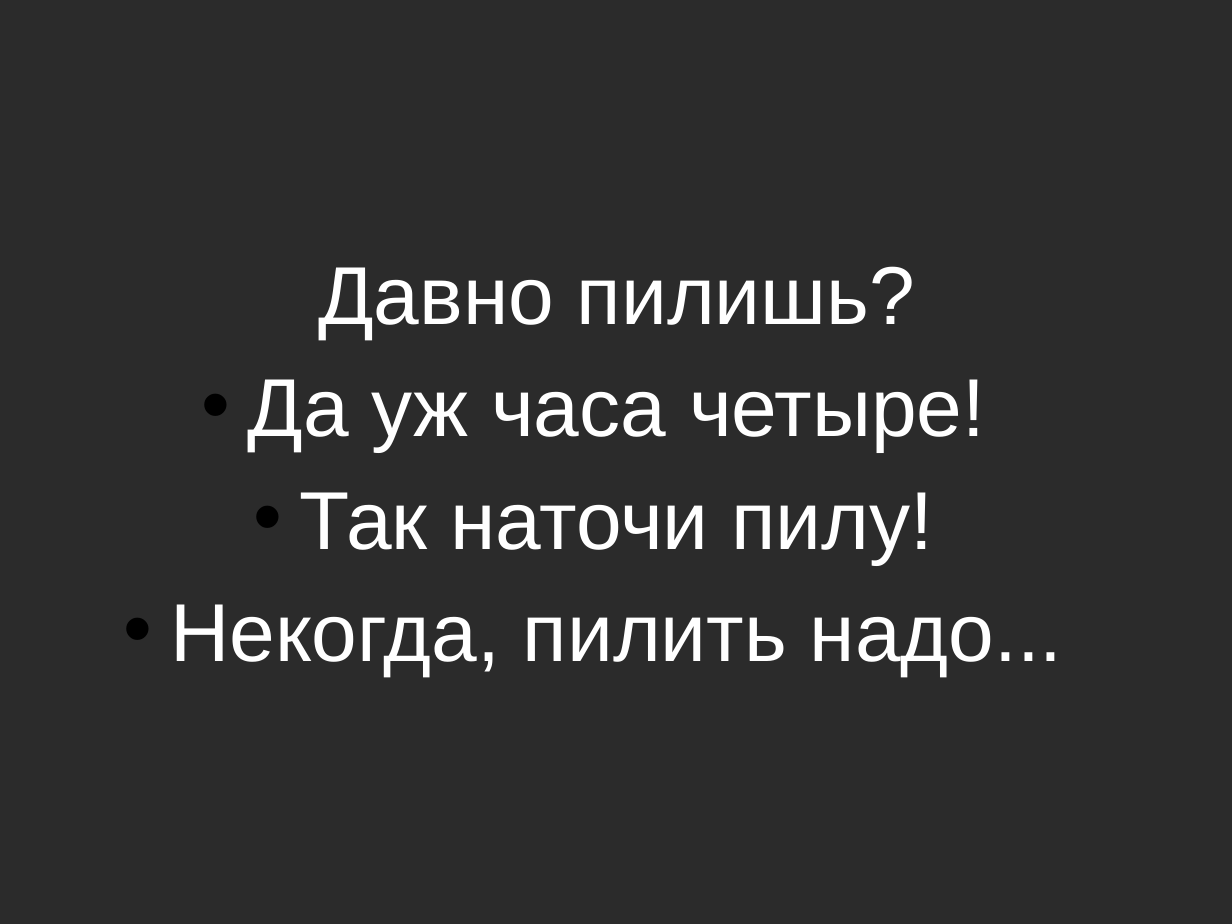
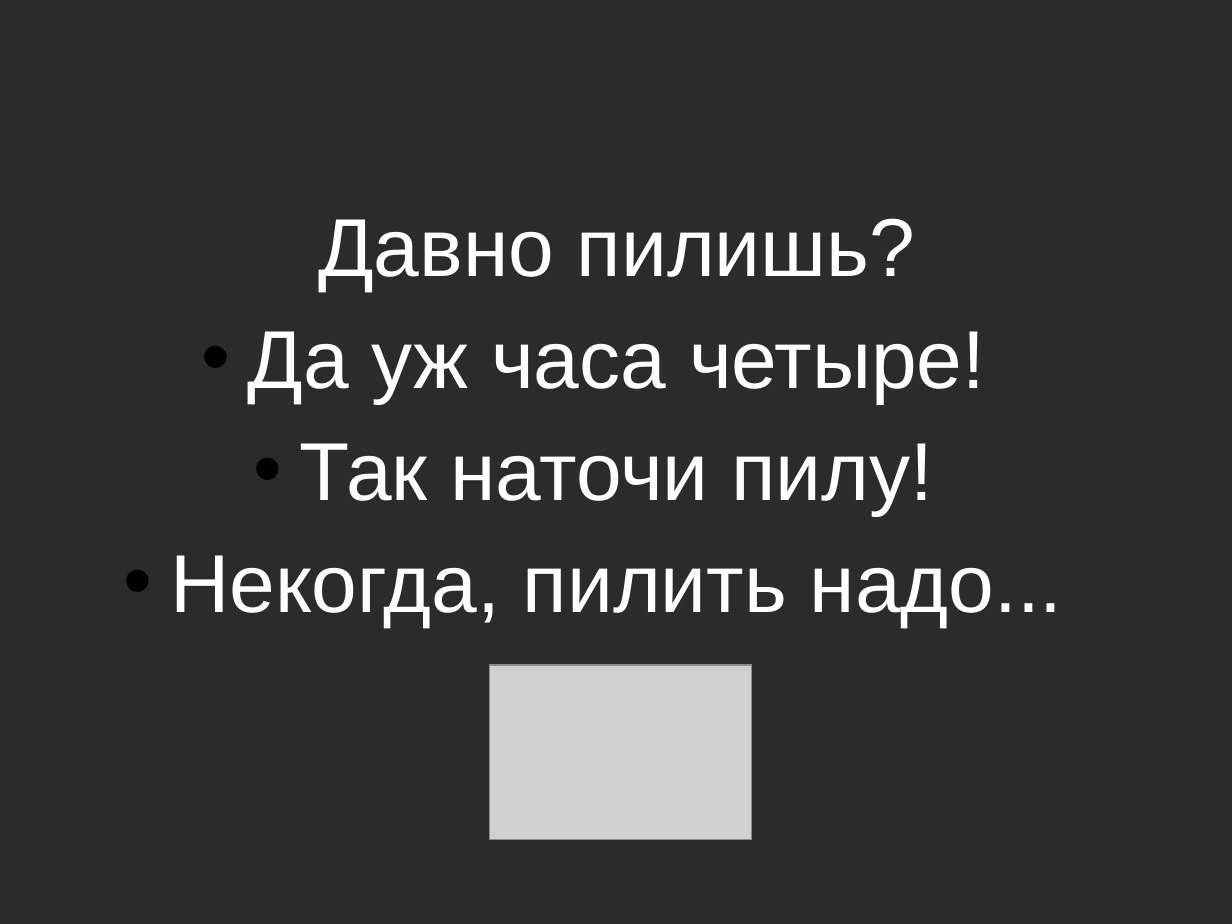
Before and after one commit to asolntsev/presentations, a slide deck: slide 24 of ui-tests/the_fast_and_the_continuous.seleniumcamp2014.odp. Drawn at 1232x924 pixels with LibreOffice and Linux fonts; fonts in the diff are those of the drawing; grey boxes stand for pictures; background and template pictures are left out; a plain dark background stands for a picture behind light text. Boxes give left, top, right and bottom in pixels: in the first picture for what was removed or moved away, otherwise in the second. Text is boxed around its words. In the diff, an @@ line names an element or a change of style, - is before the commit and + after.

Commit message:
Added funny pictures

```diff
--- a/ui-tests/the_fast_and_the_continuous.seleniumcamp2014.odp
+++ b/ui-tests/the_fast_and_the_continuous.seleniumcamp2014.odp
@@ text "Давно пилишь?": place and size @@
-text "Давно пилишь?" at box(170, 266, 1063, 676)
+text "Давно пилишь?" at box(170, 218, 1063, 627)
@@ picture added at box(490, 665, 752, 840) @@
```
Also in this commit, not shown: 16 other slides changed, 4 slides added.
